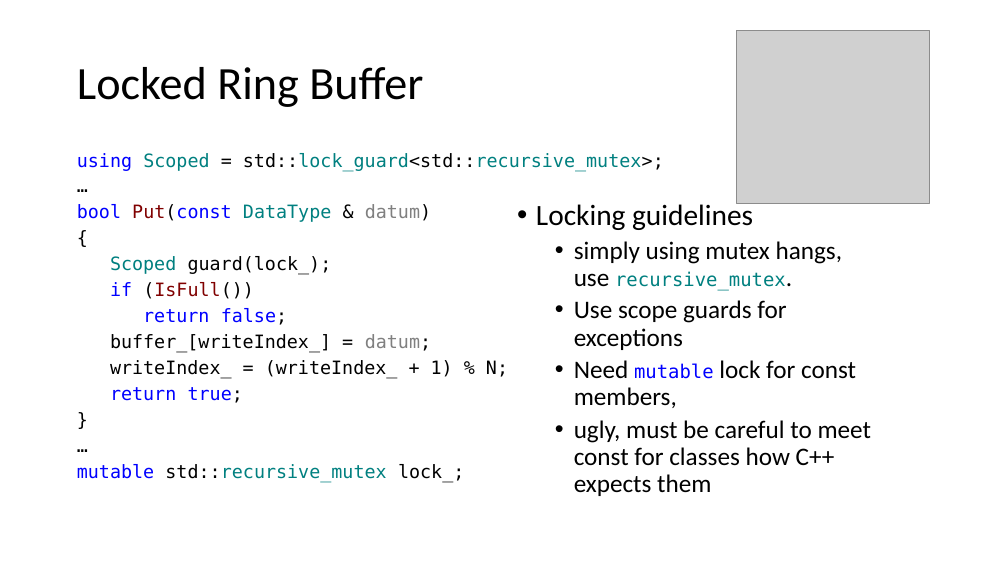
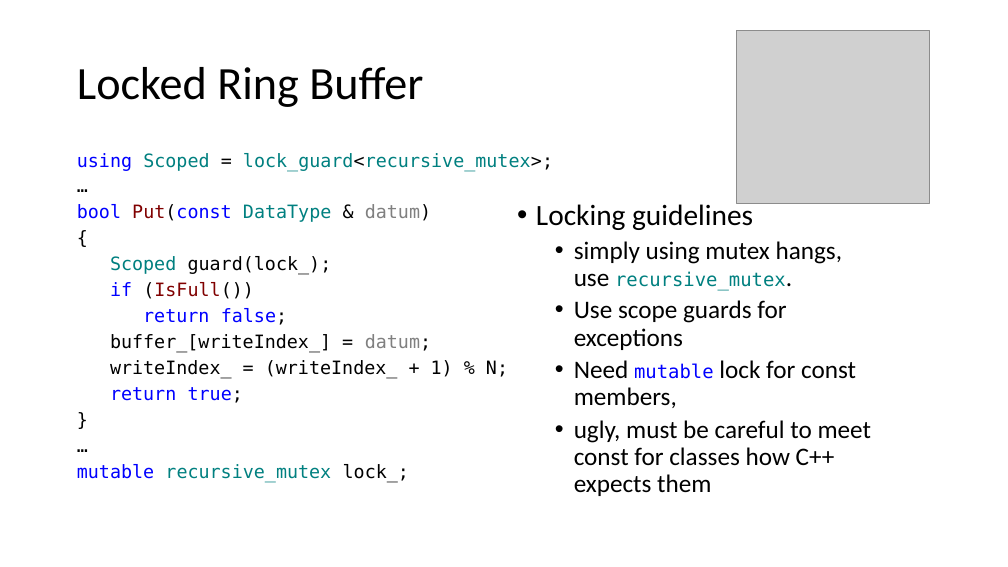
Before and after one commit to ChrisLomont/RingBuffer, a slide deck: slide 12 of Making a Ringbuffer.pptx. Drawn at 1008x567 pixels with LibreOffice and Linux fonts; fonts in the diff are those of the drawing; grey boxes stand for pictures. Boxes give left, top, right and bottom in pixels: in the first picture for what was removed or moved away, otherwise in the second. Text is boxed around its words. In the diff, an @@ line names an element or a change of style, - is before the commit and + after.

```diff
--- a/Making a Ringbuffer.pptx
+++ b/Making a Ringbuffer.pptx
@@ text at (77, 153, 553, 171): text changed @@
-using Scoped = std::lock_guard<std::recursive_mutex>;
+using Scoped = lock_guard<recursive_mutex>;
@@ text at (77, 464, 409, 482): text changed @@
-mutable std::recursive_mutex lock_;
+mutable recursive_mutex lock_;
```
Also in this commit, not shown: 13 other slides changed, 2 slides added, 1 slide removed, 6 other files.
